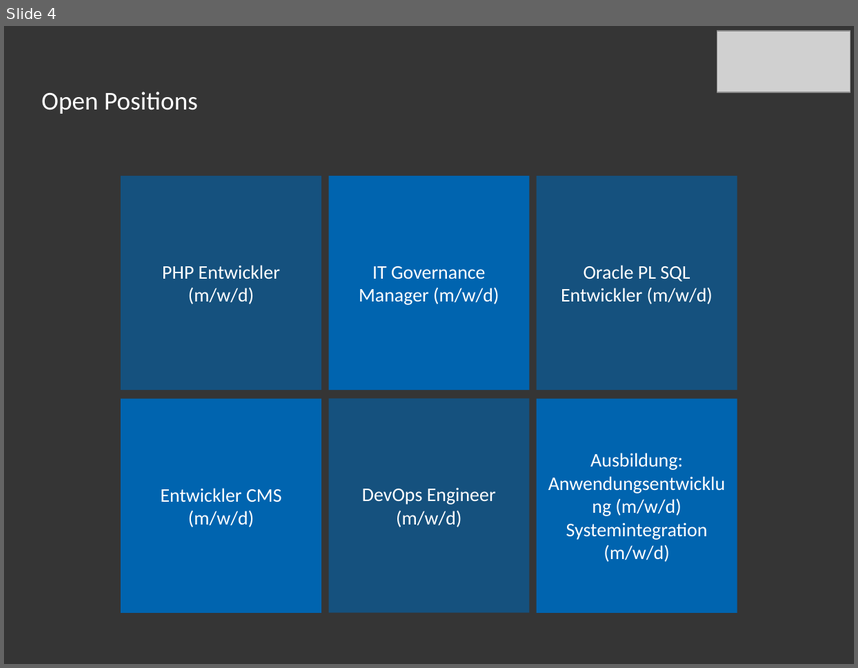
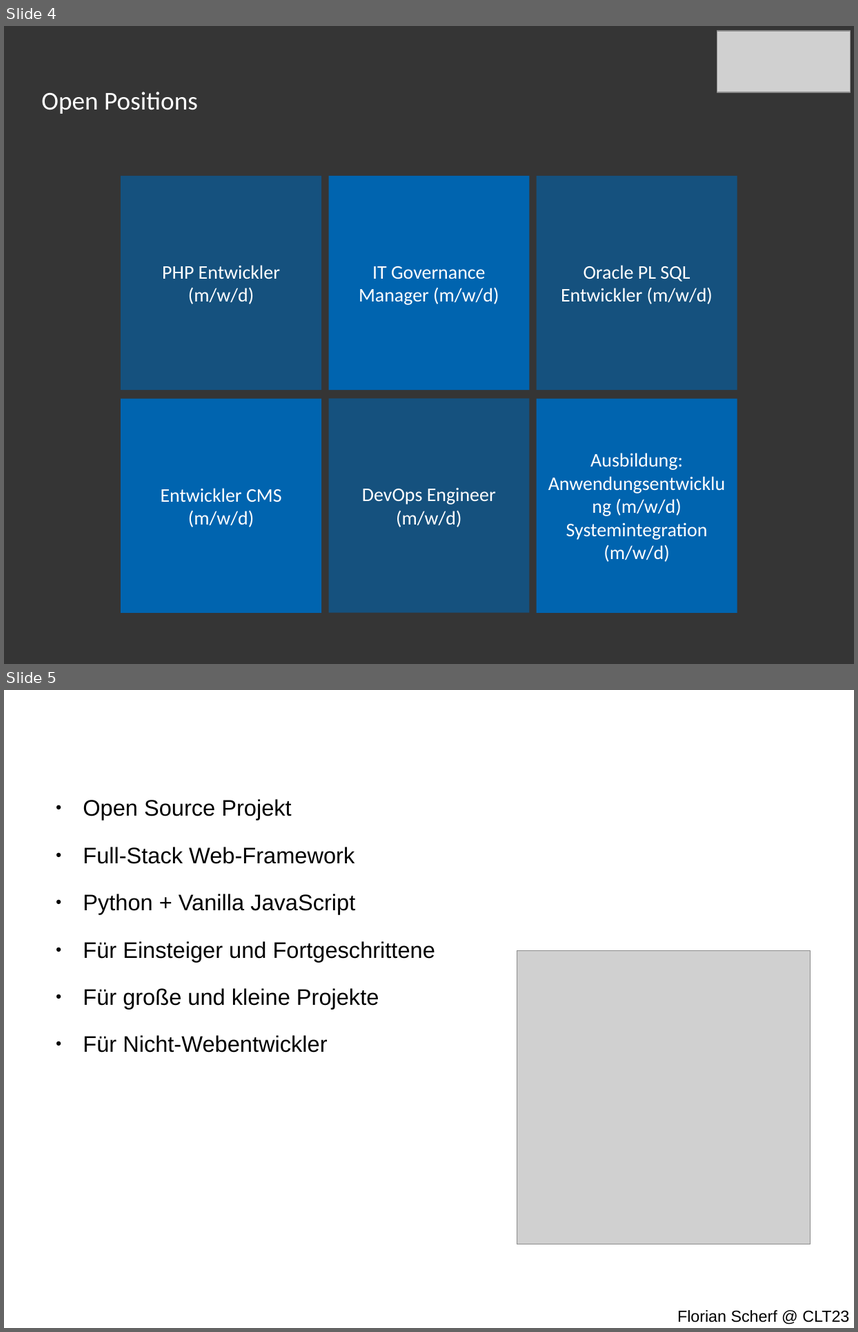
Before and after one commit to lona-web-org/presentations, a slide deck: clt23/slides.odp. Shown one above the other, each under a label of ours: slide 4 before the commit, slides 4 and 5 after it. The pictures are 858x668 and 858x1332 pixels, drawn with LibreOffice and Linux fonts; fonts in the diff are those of the drawing; grey boxes stand for pictures. Boxes give left, top, right and bottom in pixels: in the first picture for what was removed or moved away, otherwise in the second. Text is boxed around its words. In the diff, an @@ line names an element or a change of style, - is before the commit and + after.

```diff
--- a/clt23/slides.odp
+++ b/clt23/slides.odp
@@ slide 5 added at (4, 690, 854, 1328), background #FFFFFF @@
@@ text added at (83, 799, 435, 1052), 21 pt, text #000000 @@
+● Open Source Projekt
+● Full-Stack Web-Framework
+● Python + Vanilla JavaScript
+● Für Einsteiger und Fortgeschrittene
+● Für große und kleine Projekte
+● Für Nicht-Webentwickler
@@ picture added at (517, 951, 810, 1244) @@
@@ text added at (677, 1310, 849, 1322), 15 pt, text #000000 @@
+Florian Scherf @ CLT23
```
Also in this commit, not shown: 6 slides changed, 17 other slides added, 1 slide removed, 27 other files.
